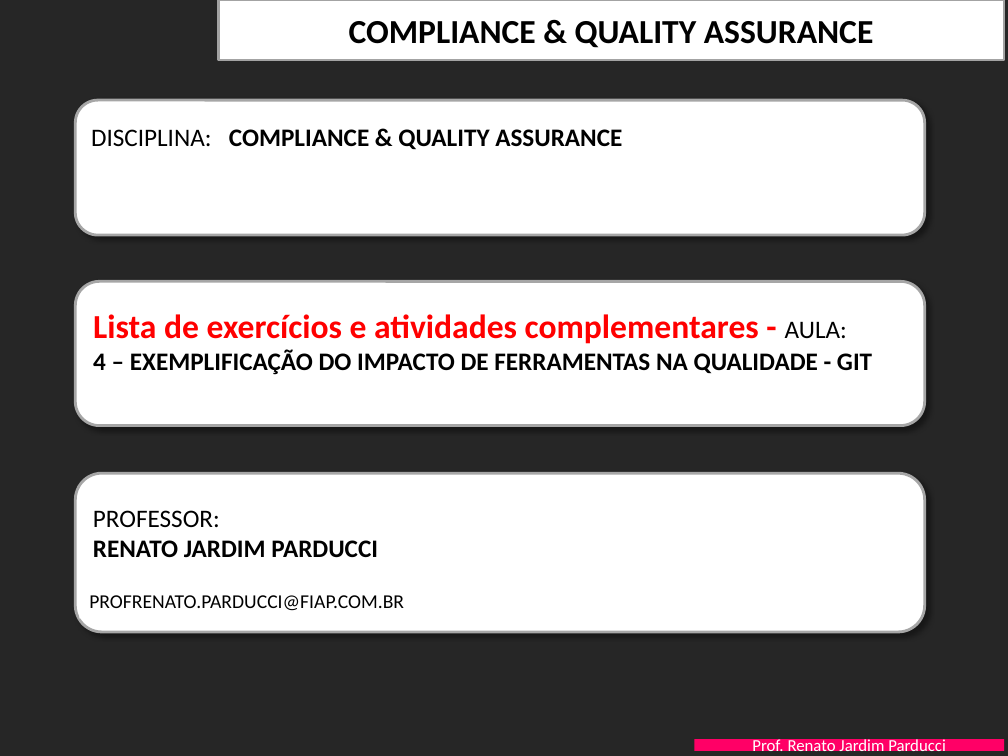
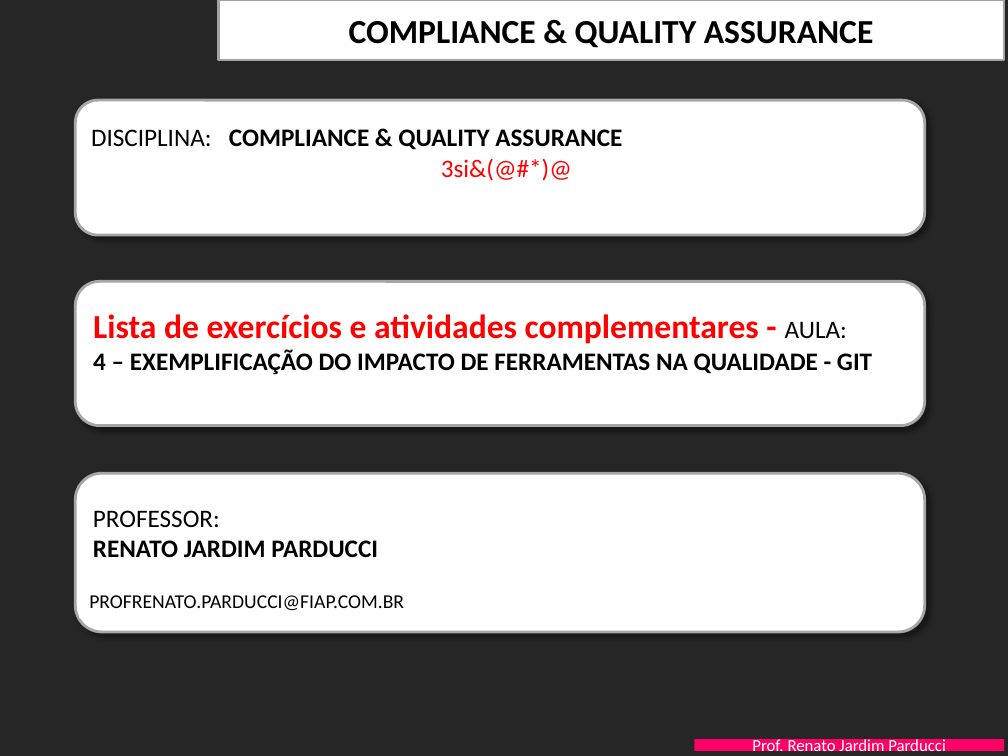
Before and after one commit to GustavoNovaes-BR/SI-Estacionamento, a slide deck: slide 1 of Documentacao/FIAP-QualidProjSW-Aula-4-GIT - EXERCICIOS.pptx. Drawn at 1008x756 pixels with LibreOffice and Linux fonts; fonts in the diff are those of the drawing; background and template pictures are left out. Boxes give left, top, right and bottom in pixels: in the first picture for what was removed or moved away, otherwise in the second. Text is boxed around its words. In the diff, an @@ line names an element or a change of style, - is before the commit and + after.

Commit message:
Atualização do arquivo
pq? nao sei

```diff
--- a/Documentacao/FIAP-QualidProjSW-Aula-4-GIT - EXERCICIOS.pptx
+++ b/Documentacao/FIAP-QualidProjSW-Aula-4-GIT - EXERCICIOS.pptx
@@ text in rounded rectangle at (428,158,572,181): text added @@
+33si&(@#*)@
```
